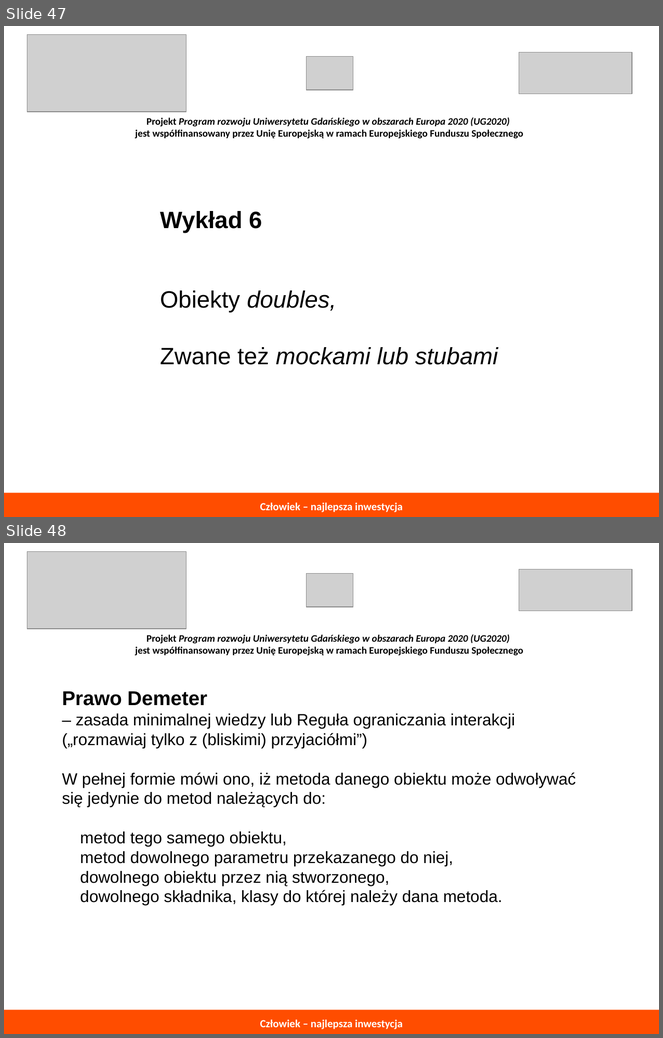
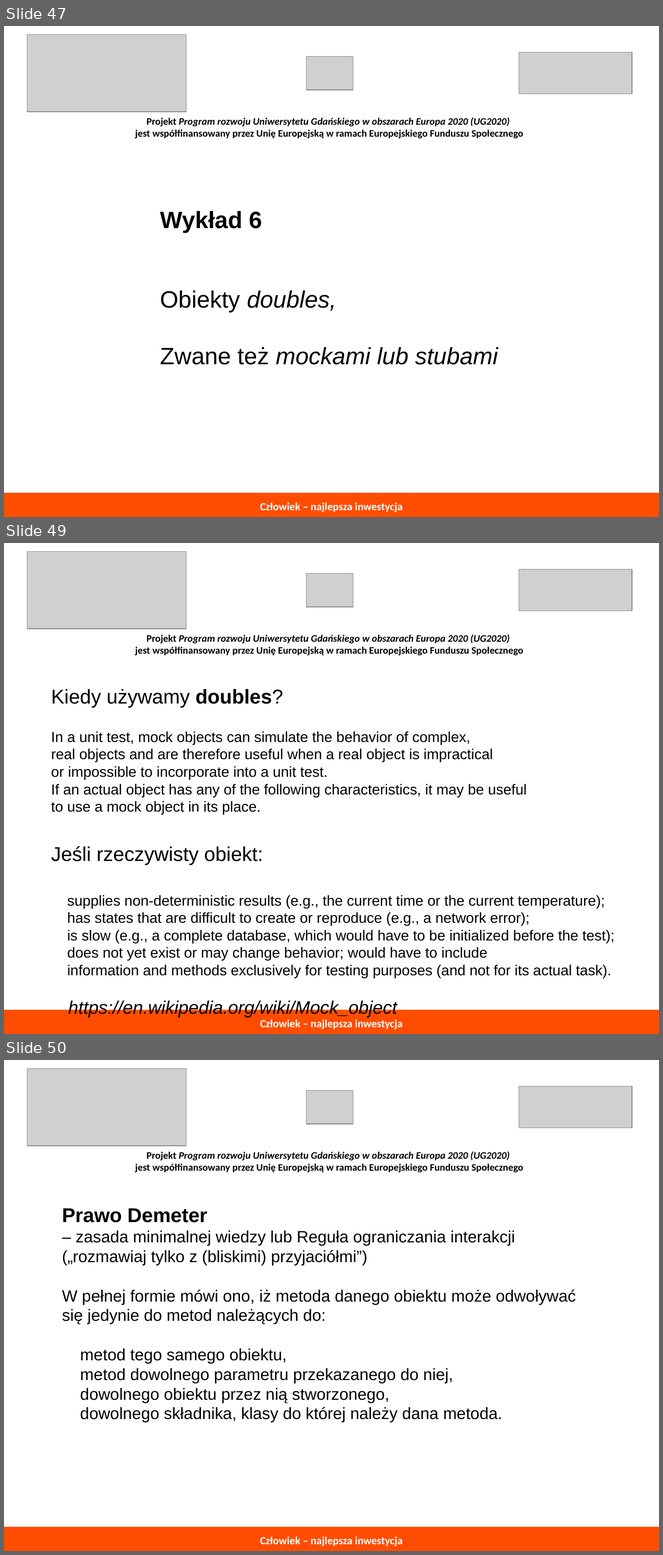
Before and after one commit to ljadanowski/syllabus-testowanie-aplikacji, a slide deck: todo/konspekt_wykladu.odp. Shown one above the other, each under a label of ours: slides 47 and 48 before the commit, slides 47, 49 and 50 after it; the slides between them are not shown. The pictures are 663x1038 and 663x1555 pixels, drawn with LibreOffice and Linux fonts; fonts in the diff are those of the drawing; grey boxes stand for pictures. Boxes give left, top, right and bottom in pixels: in the first picture for what was removed or moved away, otherwise in the second. Text is boxed around its words. In the diff, an @@ line names an element or a change of style, - is before the commit and + after.

```diff
--- a/todo/konspekt_wykladu.odp
+++ b/todo/konspekt_wykladu.odp
@@ slide 49 added at <box>4,543,659,1034</box>, background #FFFFFF @@
@@ group added at <box>27,551,632,656</box>: 3 pictures, 1 text @@
+Projekt Program rozwoju Uniwersytetu Gdańskiego w obszarach Europa 2020 (UG2020)
+jest współfinansowany przez Unię Europejską w ramach Europejskiego Funduszu Społecznego
@@ text added at <box>51,689,615,1018</box>, 16 pt, text #000000 @@
+Kiedy używamy doubles?
+In a unit test, mock objects can simulate the behavior of complex,
+real objects and are therefore useful when a real object is impractical
+or impossible to incorporate into a unit test.
+If an actual object has any of the following characteristics, it may be useful
+to use a mock object in its place.
+Jeśli rzeczywisty obiekt:
+supplies non-deterministic results (e.g., the current time or the current temperature);
+has states that are difficult to create or reproduce (e.g., a network error);
+is slow (e.g., a complete database, which would have to be initialized before the test);
+does not yet exist or may change behavior; would have to include
+information and methods exclusively for testing purposes (and not for its actual task).
+https://en.wikipedia.org/wiki/Mock_object
@@ rectangle added at <box>4,1010,659,1034</box>, fill #FF4D00, 12 pt, text #FFFFFF, bold @@
+Człowiek – najlepsza inwestycja
@@ what was slide 48 is now slide 50 @@
```
Also in this commit, not shown: 4 slides changed, 3 other slides added, 1 other file.
